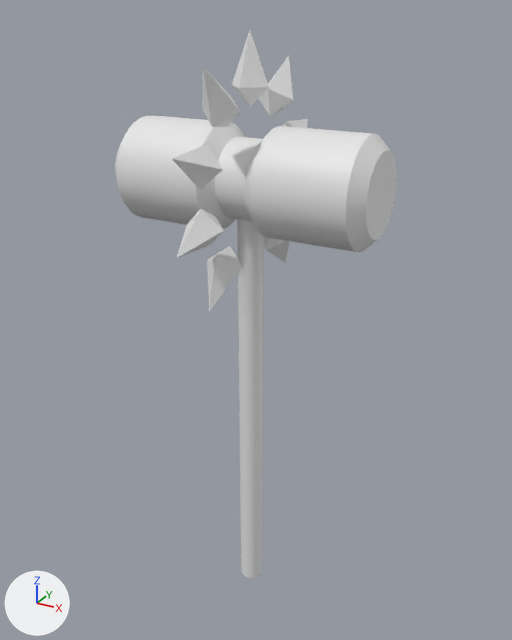
Before and after pictures for a commit that changed the FBX model Darkwave/Darkwave Demo/Assets/Prefabs/hammer.fbx.
Before and after are seen from a 50 mm camera at (23.1, -43.1, 12.8) aimed at (-2.9, 4.2, -10.8). Every picture has the same lights, and +X, +Y and +Z are marked at lower left. Where no turn or scale is listed for an object, it has been applied to the vertices. Vertices at the same position are counted once.
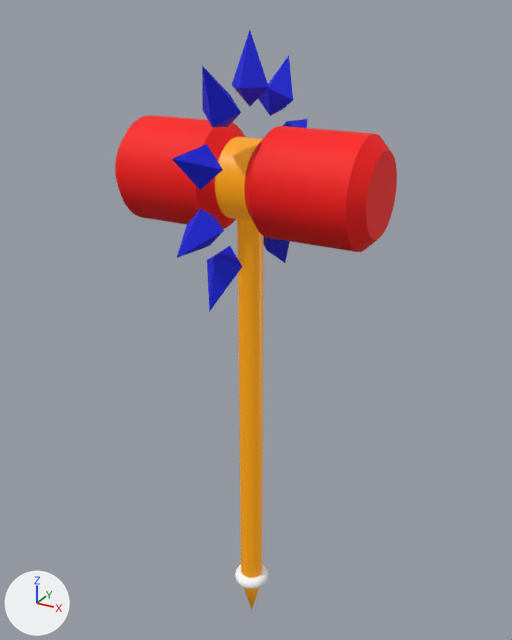
The newer file is also turned or shifted as a whole; pictures and numbers use the older file's frame.

Pixel boxes (x1, y1, x2, y2) of what changed, in the pictures (512 x 640 px):
'Cylinder', reshaped
    before: (115, 30, 397, 578)
    after: (115, 30, 397, 610)
part 1 of me_mesh, added
    after: (235, 564, 268, 610)
part 2 of me_mesh, recoloured (white to orange)
    both: (215, 137, 264, 578)
part 3 of me_mesh, recoloured (white to blue)
    both: (172, 30, 308, 312)
part 4 of me_mesh, recoloured (white to red)
    both: (115, 115, 397, 252)

Edits to the bpy script that builds the scene:
```text
Add mat_pearl:
    mat_pearl = principled_material('Pearl')
    mat_pearl.base_color = (1.0, 1.0, 1.0)  # white #ffffff
    mat_pearl.roughness = 0.792
Add mat_crystal:
    mat_crystal = principled_material('Crystal')
    mat_crystal.base_color = (0.0, 0.00967, 0.8)  # blue #0019e7
    mat_crystal.roughness = 0.69
Add mat_gold:
    mat_gold = principled_material('Gold')
    mat_gold.base_color = (0.8, 0.302, 0.0)  # orange #e79500
    mat_gold.roughness = 0.408
    mat_gold.emission_color = (0.8, 0.302, 0.0)  # orange #e79500
    mat_gold.emission_strength = 0.3
Add mat_ruby:
    mat_ruby = principled_material('Ruby')
    mat_ruby.base_color = (1.0, 0.00167, 0.0)  # red #ff0600
    mat_ruby.roughness = 0.69
Change me_mesh:
    used by ob_cylinder; location = (0.0, 0.0, 0.0)
    remove me_mesh.from_pydata(...)  # 376 vertices, 393 faces; spans x -12.7..7.7, y -7.3..12.3, z -36.0..11.5
    add me_mesh.from_pydata(...)  # 761 vertices, 808 faces; spans x -12.7..7.7, y -7.3..12.3, z -41.0..11.5
    me_mesh part 1: 385 vertices added at x -4.0..-0.9, y 0.9..4.0, z -41.0..-36.0
    me_mesh part 2: 64 faces spanning x -3.7..-1.3, y -0.5..5.5, z -36.0..4.2 switch from no material to mat_gold (orange #e79500)
    me_mesh part 3: 72 faces spanning x -4.0..-1.0, y -7.3..12.3, z -7.1..11.5 switch from no material to mat_crystal (blue #0019e7)
    me_mesh part 4: 256 faces spanning x -12.7..7.7, y -1.5..6.5, z -2.8..5.2 switch from no material to mat_ruby (red #ff0600)
    add me_mesh.materials.append(mat_pearl)  # white #ffffff
```
